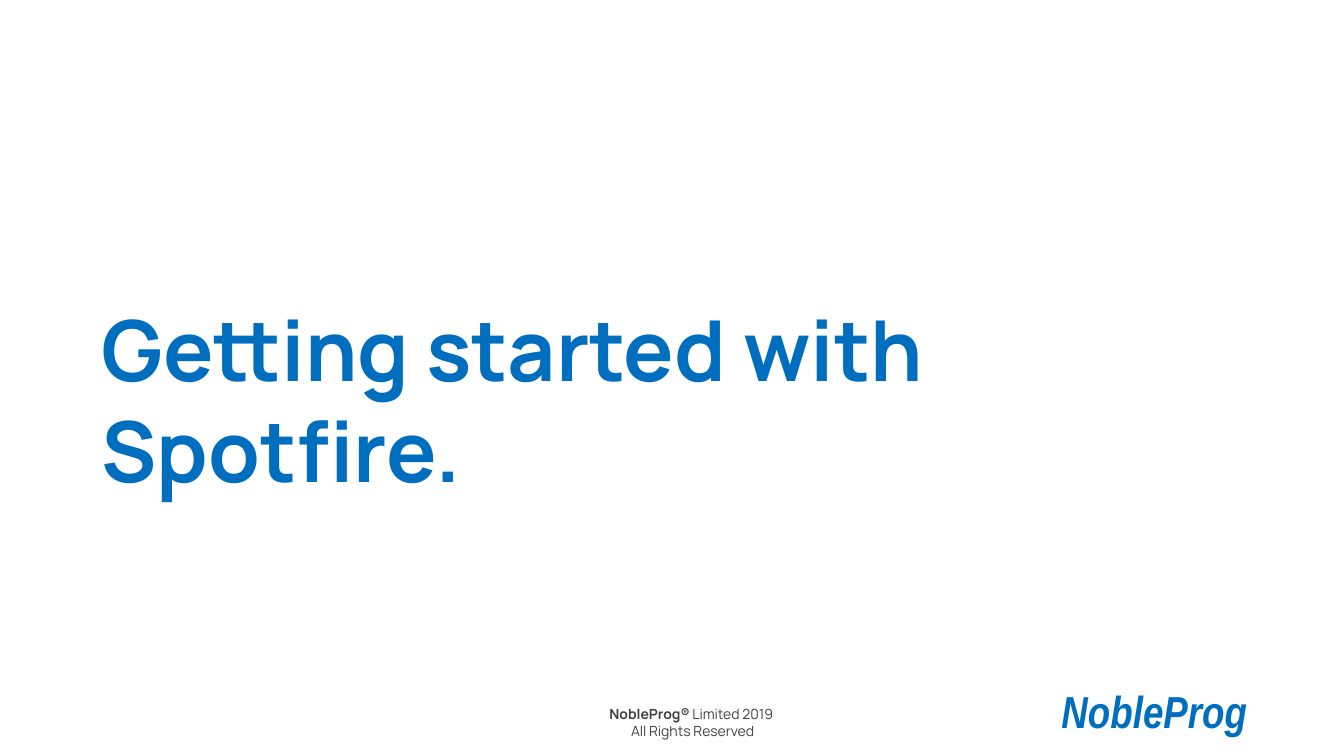
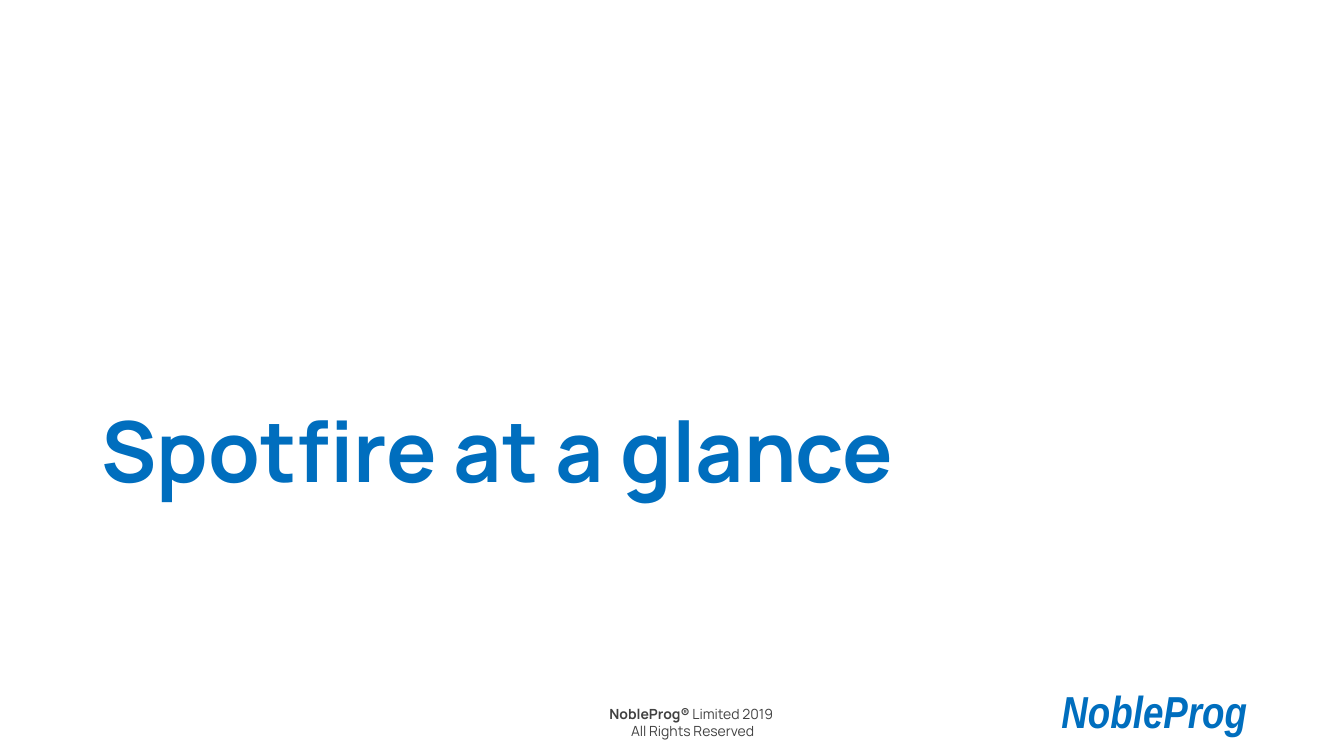
Before and after one commit to jpmaldonado/np-spotfire, a slide deck: slide 7 of 01 Intro to Spotfire.pptx. Drawn at 1344x756 pixels with LibreOffice and Linux fonts; fonts in the diff are those of the drawing; background and template pictures are left out. Boxes give left, top, right and bottom in pixels: in the first picture for what was removed or moved away, otherwise in the second. Text is boxed around its words. In the diff, an @@ line names an element or a change of style, - is before the commit and + after.

```diff
--- a/01 Intro to Spotfire.pptx
+++ b/01 Intro to Spotfire.pptx
@@ title at <box>102,420,893,504</box>: text changed @@
-Getting started with Spotfire.
+Spotfire at a glance
```
Also in this commit, not shown: 2 other slides changed, 1 slide added, 6 other files.
